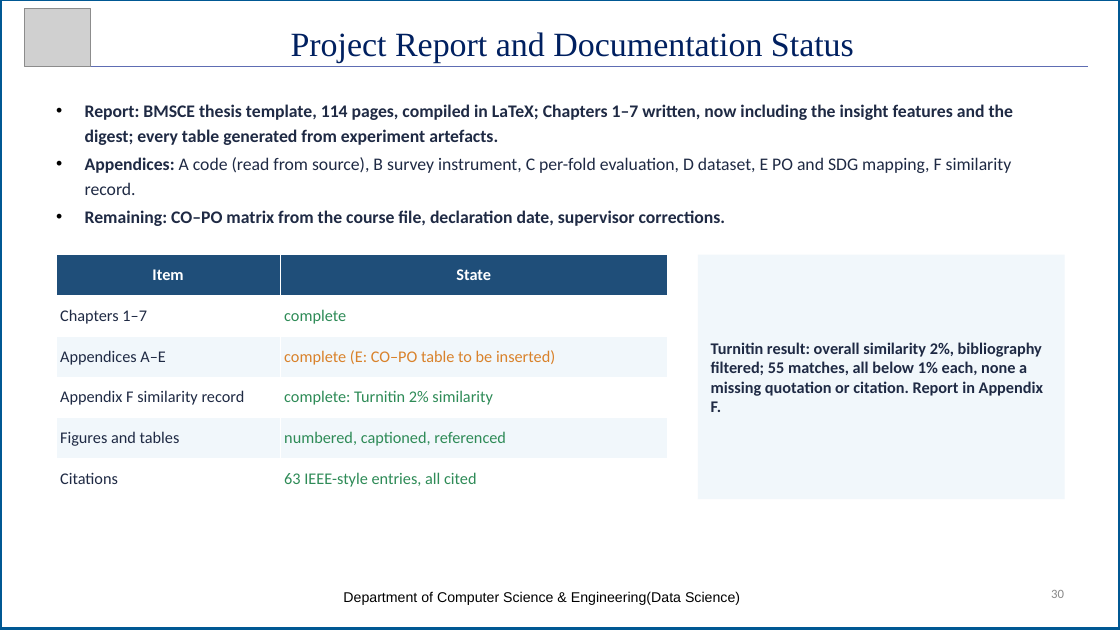
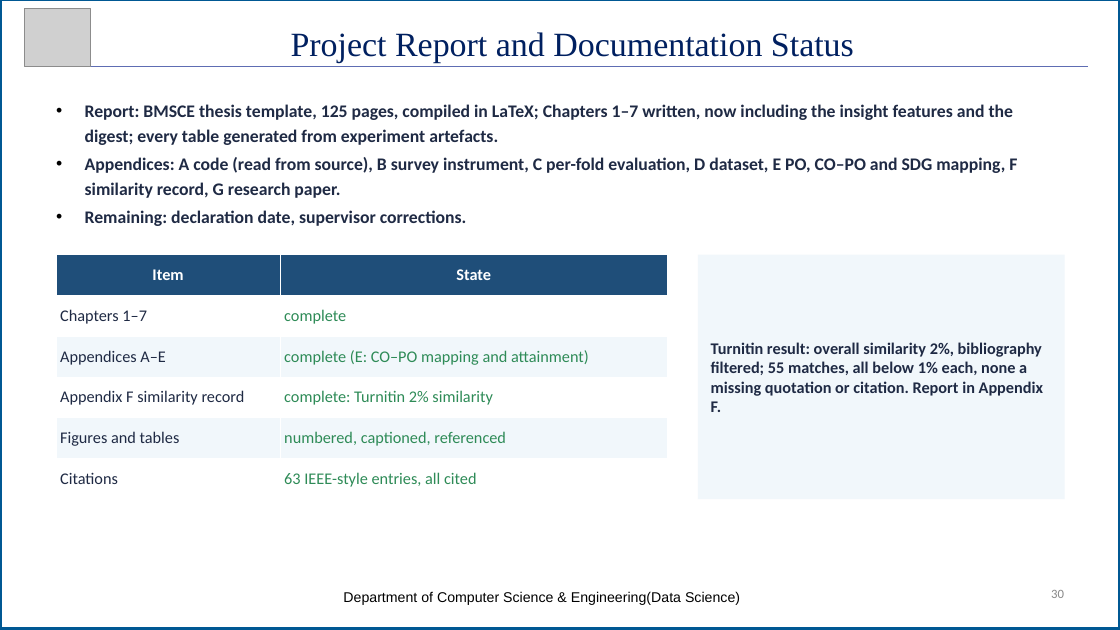
Before and after one commit to Manu-Sal-07/MANDISENSI_AGENTS, a slide deck: slide 30 of report/MandiSense_Review2_Final_v3.pptx. Drawn at 1120x630 pixels with LibreOffice and Linux fonts; fonts in the diff are those of the drawing; grey boxes stand for pictures. Boxes give left, top, right and bottom in pixels: in the first picture for what was removed or moved away, otherwise in the second. Text is boxed around its words. In the diff, an @@ line names an element or a change of style, - is before the commit and + after.

```diff
--- a/report/MandiSense_Review2_Final_v3.pptx
+++ b/report/MandiSense_Review2_Final_v3.pptx
@@ text at <box>85,104,1017,226</box>: text changed @@
-• Report: BMSCE thesis template, 114 pages, compiled in LaTeX; Chapters 1–7 written, now including the insight features and the digest; every table generated from experiment artefacts.
-• Appendices: A code (read from source), B survey instrument, C per-fold evaluation, D dataset, E PO and SDG mapping, F similarity record.
-• Remaining: CO–PO matrix from the course file, declaration date, supervisor corrections.
+• Report: BMSCE thesis template, 125 pages, compiled in LaTeX; Chapters 1–7 written, now including the insight features and the digest; every table generated from experiment artefacts.
+• Appendices: A code (read from source), B survey instrument, C per-fold evaluation, D dataset, E PO, CO–PO and SDG mapping, F similarity record, G research paper.
+• Remaining: declaration date, supervisor corrections.
@@ table at <box>56,255,667,499</box> @@
-row 3, column 2: complete (E: CO–PO table to be inserted)
+row 3, column 2: complete (E: CO–PO mapping and attainment)
```
Also in this commit, not shown: 2 other slides changed, 2 slides added, 3 other files.
